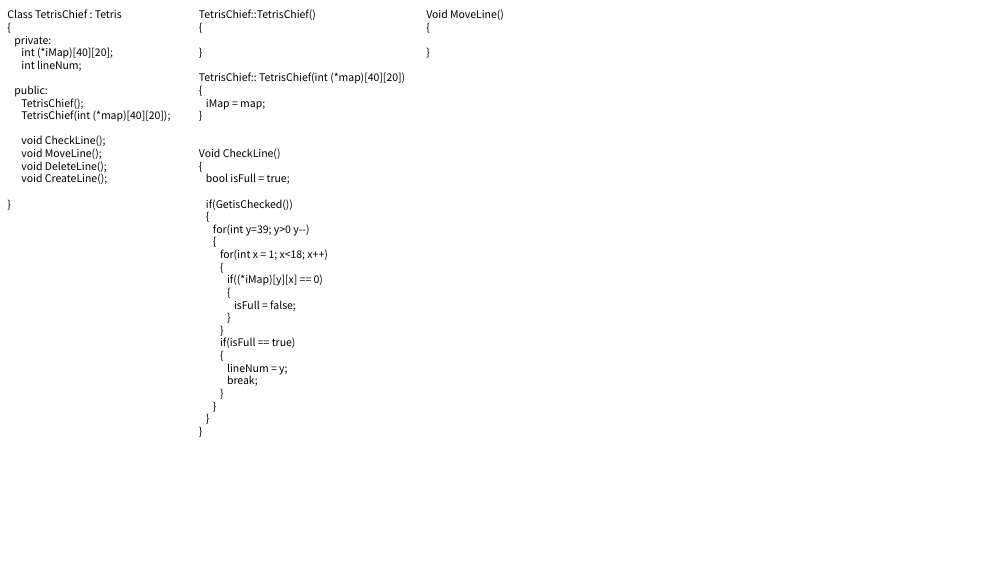
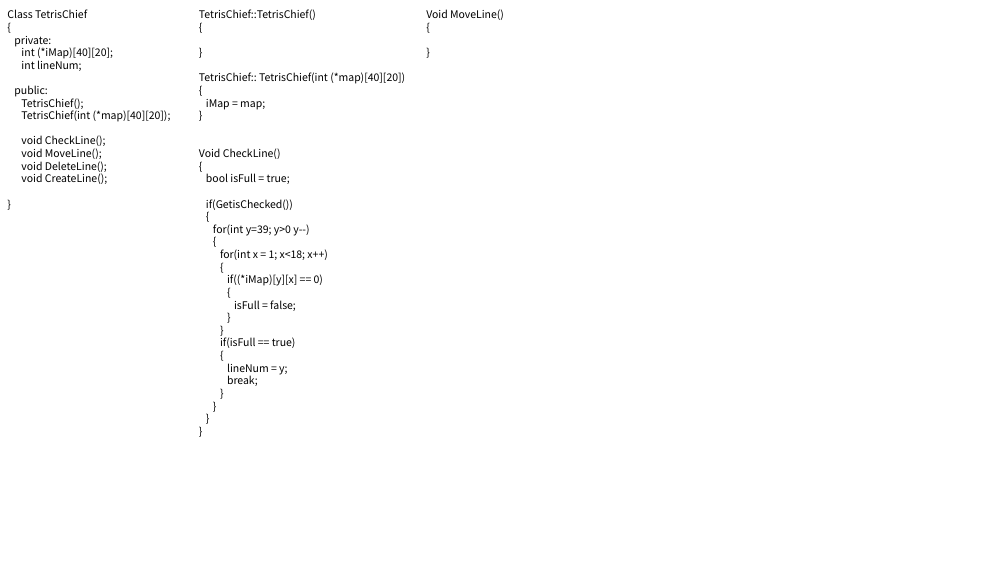
Before and after one commit to HEYHO8037/Tetris, a slide deck: slide 3 of Tetris.pptx. Drawn at 1008x567 pixels with LibreOffice and Linux fonts; fonts in the diff are those of the drawing. Boxes give left, top, right and bottom in pixels: in the first picture for what was removed or moved away, otherwise in the second. Text is boxed around its words. In the diff, an @@ line names an element or a change of style, - is before the commit and + after.

Commit message:
fix TetrisChief

```diff
--- a/Tetris.pptx
+++ b/Tetris.pptx
@@ text at (x1=7, y1=9, x2=87, y2=18): text changed @@
-Class TetrisChief : Tetris
+Class TetrisChief
```
